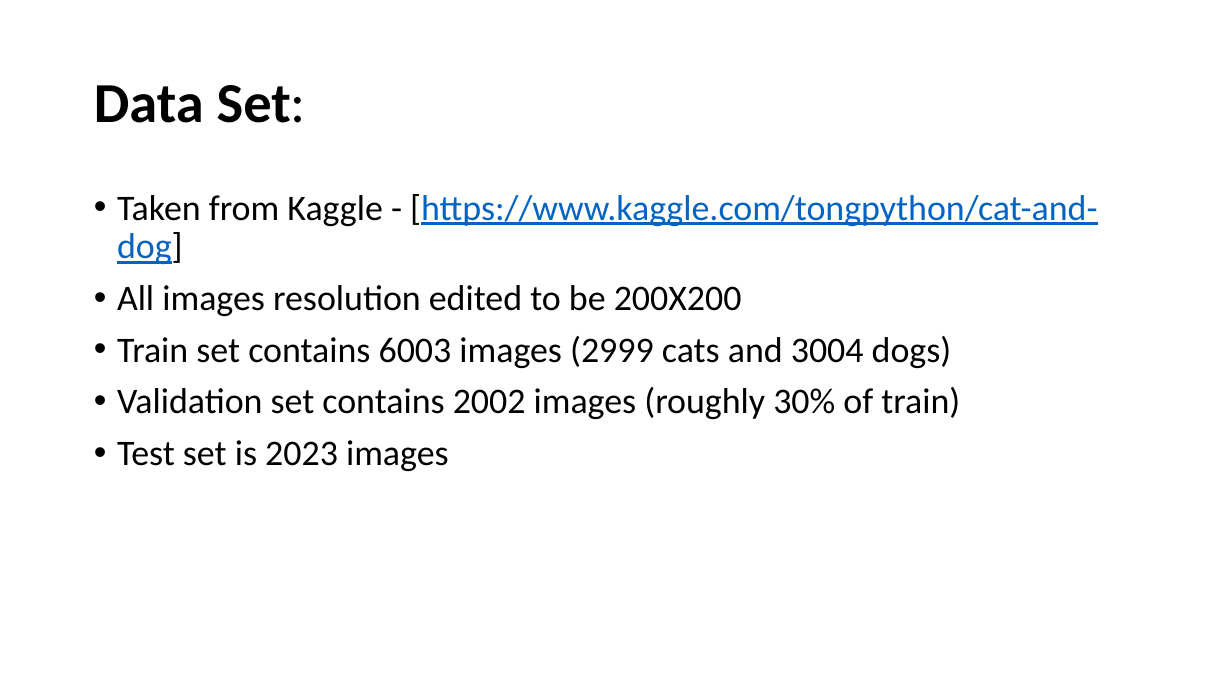
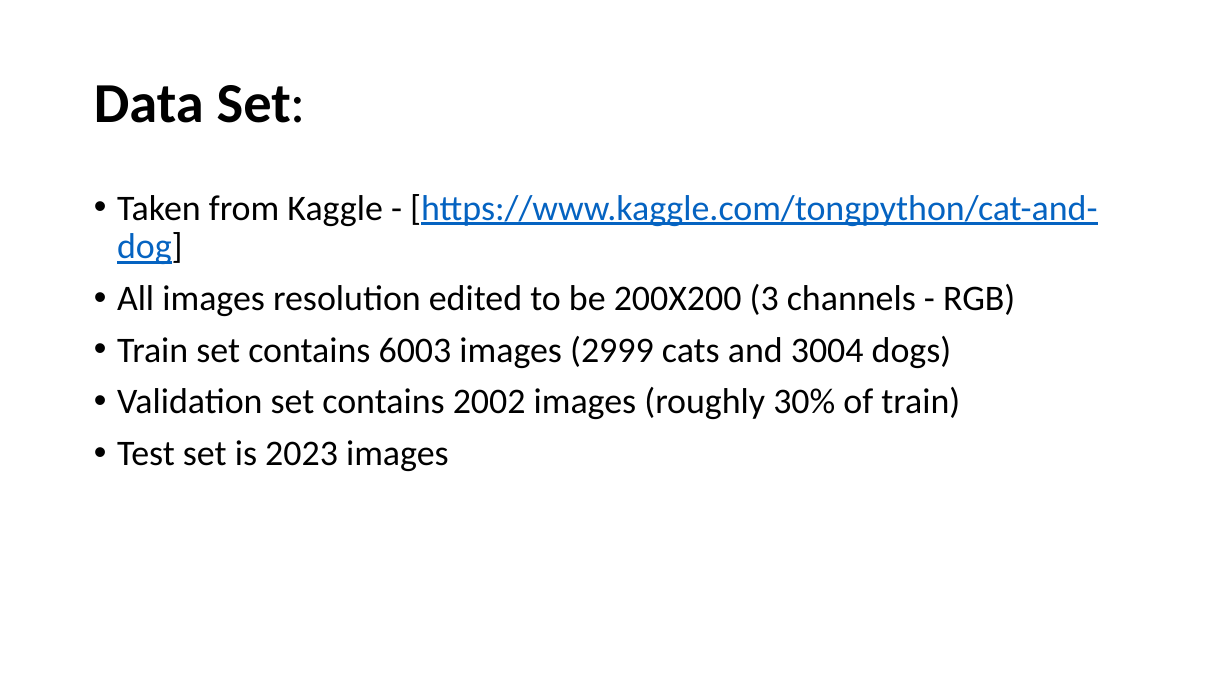
Before and after one commit to EvgenyVendrov/DeepLearningCourse, a slide deck: slide 3 of CNN/proj_pres.pptx. Drawn at 1232x693 pixels with LibreOffice and Linux fonts; fonts in the diff are those of the drawing. Boxes give left, top, right and bottom in pixels: in the first picture for what was removed or moved away, otherwise in the second. Text is boxed around its words. In the diff, an @@ line names an element or a change of style, - is before the commit and + after.

```diff
--- a/CNN/proj_pres.pptx
+++ b/CNN/proj_pres.pptx
@@ text at <box>117,284,1015,316</box>: text changed @@
-• All images resolution edited to be 200X200
+• All images resolution edited to be 200X200 (3 channels - RGB)
```
Also in this commit, not shown: 1 other slide changed, 3 other files.
